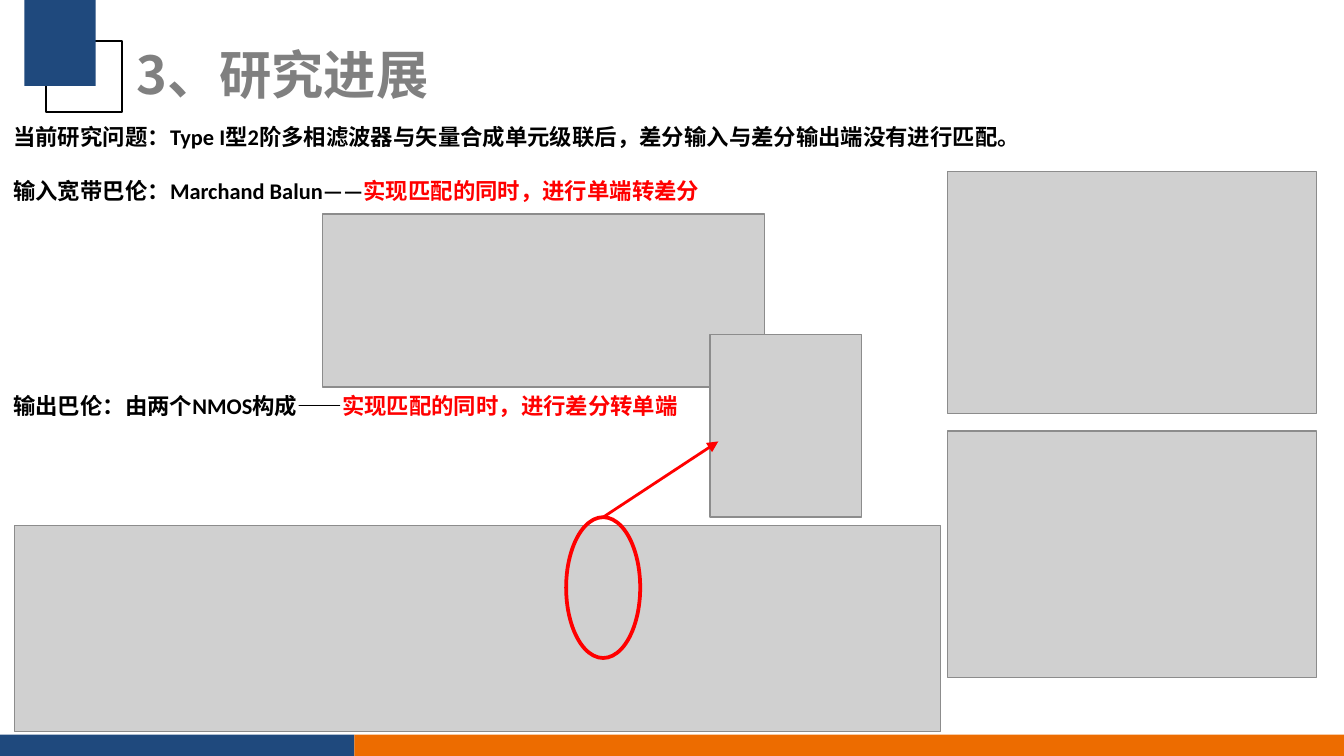
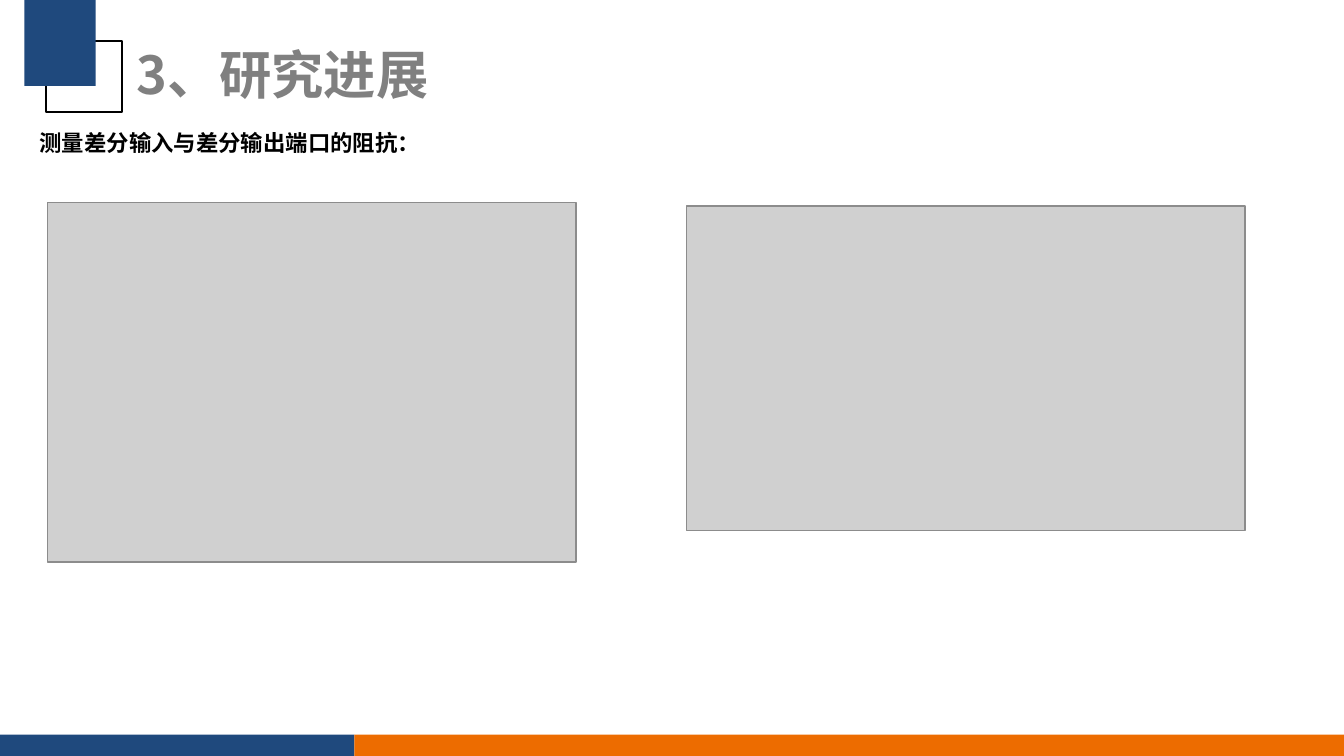
Before and after one commit to CreatorYu/Workfile, a slide deck: slide 10 of 2024_8_21_庾小齐-有源移相器.pptx (slide 8 before the commit). Drawn at 1344x756 pixels with LibreOffice and Linux fonts; fonts in the diff are those of the drawing; grey boxes stand for pictures; background and template pictures are left out. Boxes give left, top, right and bottom in pixels: in the first picture for what was removed or moved away, otherwise in the second. Text is boxed around its words. In the diff, an @@ line names an element or a change of style, - is before the commit and + after.

Commit message:
2024.8.21

```diff
--- a/2024_8_21_庾小齐-有源移相器.pptx
+++ b/2024_8_21_庾小齐-有源移相器.pptx
@@ text at [40, 132, 420, 153]: text changed @@
-当前研究问题：Type I型2阶多相滤波器与矢量合成单元级联后，差分输入与差分输出端没有进行匹配。
+测量差分输入与差分输出端口的阻抗：
@@ picture removed at [948, 172, 1317, 414] @@
@@ text removed at [13, 180, 699, 202] @@
-输入宽带巴伦：Marchand Balun——实现匹配的同时，进行单端转差分
@@ picture added at [47, 203, 575, 563] @@
@@ picture added at [687, 206, 1246, 531] @@
@@ picture removed at [323, 214, 765, 387] @@
@@ picture removed at [710, 335, 862, 517] @@
@@ text removed at [13, 394, 677, 417] @@
-输出巴伦：由两个NMOS构成——实现匹配的同时，进行差分转单端
@@ arrow removed from (603, 517) to (718, 441) @@
@@ picture removed at [948, 431, 1317, 677] @@
@@ picture removed at [15, 526, 941, 732] @@
@@ ellipse removed at [566, 517, 640, 659] @@
```
Also in this commit, not shown: 3 other slides changed, 7 slides added, 3 slides removed.
